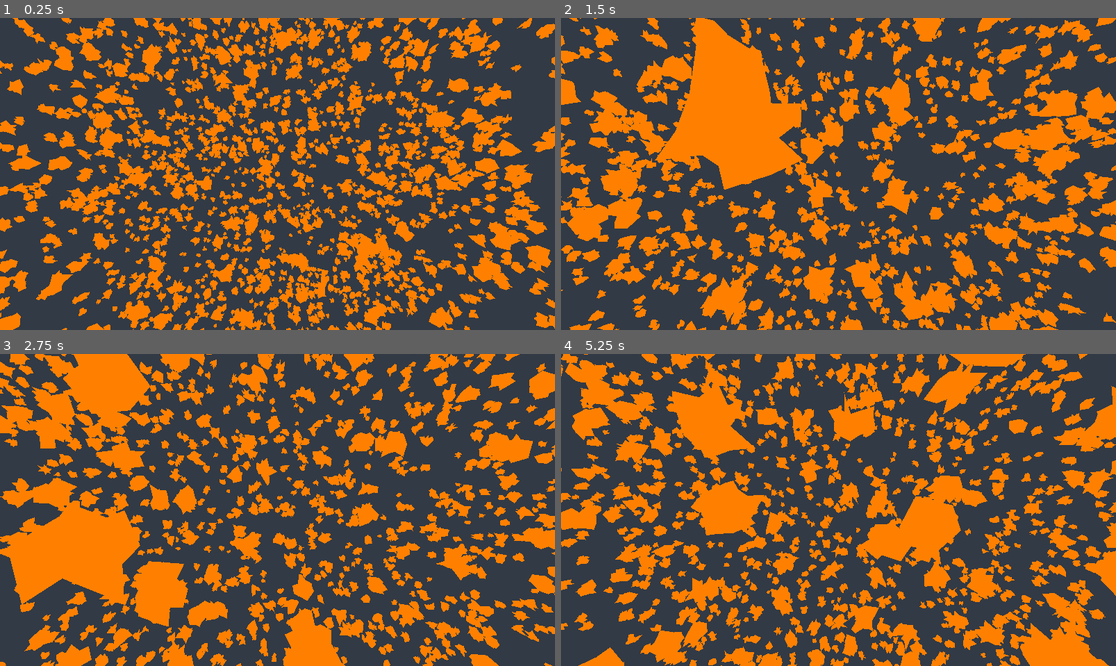
Above: before the commit, frames 1-4 (two rows, left to right).
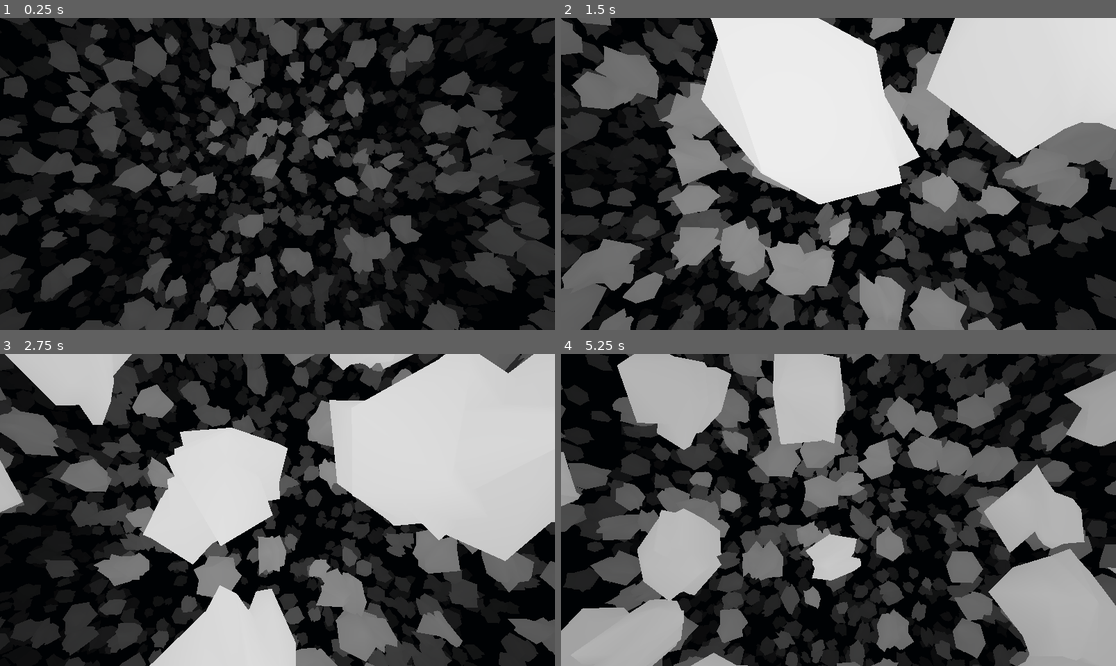
Above: after the commit, the same moments.

Repository: crfews/space-jam
Game: Godot game, scene res://node_3d.tscn
Two runs of this game, one before a commit and one after it. Both use one fixed random seed, a clock stepped at 60 frames per second and the inputs below.
Inputs:
- Up to frame 1 (0.25 s): no input
- Up to frame 2 (1.5 s): tap Enter (ui_accept) at 0.5, 0.77 s; hold Right (ui_right) 0.53-1.28 s; hold S (move_backward, bound only after the commit) from 1.28 s (still down)
- Up to frame 3 (2.75 s): tap Enter (ui_accept) at 1.52 s; release S (move_backward, bound only after the commit) at 2.03 s; hold Right (ui_right) from 2.03 s (still down)
- Up to frame 4 (5.25 s): release Right (ui_right) at 2.78 s; hold Up (ui_up) 2.78-3.53 s; tap Enter (ui_accept) at 3.02, 3.77, 4.52 s; hold Left (ui_left) 3.53-5.03 s; tap Escape (esc, bound only before the commit) at 4.15 s; hold S (move_backward, bound only after the commit) from 5.03 s (still down)

The runs differ from the first frame. In frame 1, 90% of the frame differs, in the area x 0-100%, y 0-100%; in frame 2, 94%; in frame 3, 94%; in frame 4, 95%.

Commit message:
Created endless drop

Diff:
--- a/Asteroid.tscn
+++ b/Asteroid.tscn
@@ -10,3 +10,4 @@
 [node name="MeshInstance3D" type="MeshInstance3D" unique_id=492278837]
 material_override = SubResource("ShaderMaterial_3jv40")
 script = ExtResource("1_l7pm1")
+sphere_radius = 2.0
--- a/asteroid_shader.gdshader
+++ b/asteroid_shader.gdshader
@@ -7,5 +7,5 @@
 
 void fragment() {
 	// Called for every pixel the material is visible on.
-	ALBEDO = vec3(1.0, 0.5, 0.0); // Set the color of the asteroid to orange.
+	ALBEDO = vec3(1.0, 1.0, 1.0); // Set the color of the asteroid to white.
 }
--- a/generate_asteroid_field.gd
+++ b/generate_asteroid_field.gd
@@ -1,6 +1,7 @@
 extends Node3D
 
 @export var asteroid_scene: PackedScene
+@export var player : Node3D
 @export var num_asteroids := 500
 @export var field_radius := 100.0
 @export var asteroid_speed := 30.0
@@ -38,6 +39,8 @@
 		var back_y := get_backmost_y()
 
 		front_slice.position.y = back_y - layer_spacing
+		front_slice.position.x = player.position.x  # Keep slices centered on player
+		front_slice.position.z = player.position.z
 		randomize_slice(front_slice)
 
 		_rendered_slices.append(front_slice)
--- a/node_3d.tscn
+++ b/node_3d.tscn
@@ -1,23 +1,25 @@
 [gd_scene format=3 uid="uid://bqpgdvrlpwji0"]
 
 [ext_resource type="Script" uid="uid://dm064ra6ettbj" path="res://generate_asteroid_field.gd" id="1_a0tk4"]
-[ext_resource type="Shader" uid="uid://by6dsm87td61r" path="res://asteroid_shader.gdshader" id="1_a202f"]
-[ext_resource type="Script" uid="uid://dk8k51enl8jou" path="res://asteroid_gen.gd" id="2_noarx"]
 [ext_resource type="PackedScene" uid="uid://d0a3h8hvl5tfp" path="res://Asteroid.tscn" id="2_r3fl7"]
+[ext_resource type="Script" uid="uid://dmndsgjg5hoot" path="res://player_movement.gd" id="3_a0tk4"]
 
-[sub_resource type="ShaderMaterial" id="ShaderMaterial_a202f"]
-render_priority = 0
-shader = ExtResource("1_a202f")
+[sub_resource type="Environment" id="Environment_r3fl7"]
+fog_enabled = true
+fog_light_color = Color(0.011961239, 0.014499626, 0.019027973, 1)
+fog_density = 0.05
+volumetric_fog_density = 2.91
 
-[node name="Node3D" type="Node3D" unique_id=802053840]
+[node name="Node3D" type="Node3D" unique_id=802053840 node_paths=PackedStringArray("player")]
 script = ExtResource("1_a0tk4")
 asteroid_scene = ExtResource("2_r3fl7")
+player = NodePath("Player")
 
-[node name="Camera3D" type="Camera3D" parent="." unique_id=530715062]
+[node name="WorldEnvironment" type="WorldEnvironment" parent="." unique_id=1434457427]
+environment = SubResource("Environment_r3fl7")
+
+[node name="Player" type="Node3D" parent="." unique_id=593258913]
+script = ExtResource("3_a0tk4")
+
+[node name="Camera3D" type="Camera3D" parent="Player" unique_id=530715062]
 transform = Transform3D(1, 0, 0, 0, -4.371139e-08, 1, 0, -1, -4.371139e-08, 0, 50, 0)
-
-[node name="MeshInstance3D" type="MeshInstance3D" parent="." unique_id=1100493680]
-material_override = SubResource("ShaderMaterial_a202f")
-script = ExtResource("2_noarx")
-sphere_radius = 0.7
-noise_strength = 0.2
--- /dev/null
+++ b/player_movement.gd
@@ -0,0 +1,21 @@
+extends Node3D
+
+@export var speed := 20.0
+
+func _physics_process(delta):
+
+	var input_vector := Vector3.ZERO
+
+	if Input.is_action_pressed("move_forward"):
+		input_vector.z -= 1
+	if Input.is_action_pressed("move_backward"):
+		input_vector.z += 1
+	if Input.is_action_pressed("move_left"):
+		input_vector.x -= 1
+	if Input.is_action_pressed("move_right"):
+		input_vector.x += 1
+
+	input_vector = input_vector.normalized()
+	print("Input Vector: ", input_vector)
+
+	position += input_vector * speed * delta
--- a/project.godot
+++ b/project.godot
@@ -17,9 +17,28 @@
 
 [input]
 
-esc={
-"deadzone": 0.5,
-"events": [Object(InputEventKey,"resource_local_to_scene":false,"resource_name":"","device":-1,"window_id":0,"alt_pressed":false,"shift_pressed":false,"ctrl_pressed":false,"meta_pressed":false,"pressed":false,"keycode":0,"physical_keycode":4194305,"key_label":0,"unicode":0,"location":0,"echo":false,"script":null)
+move_forward={
+"deadzone": 0.2,
+"events": [Object(InputEventKey,"resource_local_to_scene":false,"resource_name":"","device":0,"window_id":0,"alt_pressed":false,"shift_pressed":false,"ctrl_pressed":false,"meta_pressed":false,"pressed":false,"keycode":0,"physical_keycode":4194320,"key_label":0,"unicode":0,"location":0,"echo":false,"script":null)
+, Object(InputEventKey,"resource_local_to_scene":false,"resource_name":"","device":-1,"window_id":0,"alt_pressed":false,"shift_pressed":false,"ctrl_pressed":false,"meta_pressed":false,"pressed":false,"keycode":0,"physical_keycode":87,"key_label":0,"unicode":119,"location":0,"echo":false,"script":null)
+]
+}
+move_backward={
+"deadzone": 0.2,
+"events": [Object(InputEventKey,"resource_local_to_scene":false,"resource_name":"","device":-1,"window_id":0,"alt_pressed":false,"shift_pressed":false,"ctrl_pressed":false,"meta_pressed":false,"pressed":false,"keycode":0,"physical_keycode":83,"key_label":0,"unicode":115,"location":0,"echo":false,"script":null)
+, Object(InputEventKey,"resource_local_to_scene":false,"resource_name":"","device":-1,"window_id":0,"alt_pressed":false,"shift_pressed":false,"ctrl_pressed":false,"meta_pressed":false,"pressed":false,"keycode":0,"physical_keycode":4194322,"key_label":0,"unicode":0,"location":0,"echo":false,"script":null)
+]
+}
+move_left={
+"deadzone": 0.2,
+"events": [Object(InputEventKey,"resource_local_to_scene":false,"resource_name":"","device":-1,"window_id":0,"alt_pressed":false,"shift_pressed":false,"ctrl_pressed":false,"meta_pressed":false,"pressed":false,"keycode":0,"physical_keycode":4194319,"key_label":0,"unicode":0,"location":0,"echo":false,"script":null)
+, Object(InputEventKey,"resource_local_to_scene":false,"resource_name":"","device":-1,"window_id":0,"alt_pressed":false,"shift_pressed":false,"ctrl_pressed":false,"meta_pressed":false,"pressed":false,"keycode":0,"physical_keycode":65,"key_label":0,"unicode":97,"location":0,"echo":false,"script":null)
+]
+}
+move_right={
+"deadzone": 0.2,
+"events": [Object(InputEventKey,"resource_local_to_scene":false,"resource_name":"","device":-1,"window_id":0,"alt_pressed":false,"shift_pressed":false,"ctrl_pressed":false,"meta_pressed":false,"pressed":false,"keycode":0,"physical_keycode":4194321,"key_label":0,"unicode":0,"location":0,"echo":false,"script":null)
+, Object(InputEventKey,"resource_local_to_scene":false,"resource_name":"","device":-1,"window_id":0,"alt_pressed":false,"shift_pressed":false,"ctrl_pressed":false,"meta_pressed":false,"pressed":false,"keycode":0,"physical_keycode":68,"key_label":0,"unicode":100,"location":0,"echo":false,"script":null)
 ]
 }
 
@@ -30,4 +49,3 @@
 [rendering]
 
 rendering_device/driver.windows="d3d12"
-environment/defaults/default_clear_color=Color(0.19607843, 0.22745098, 0.27058825, 1)
Not shown, added: player_movement.gd.uid
